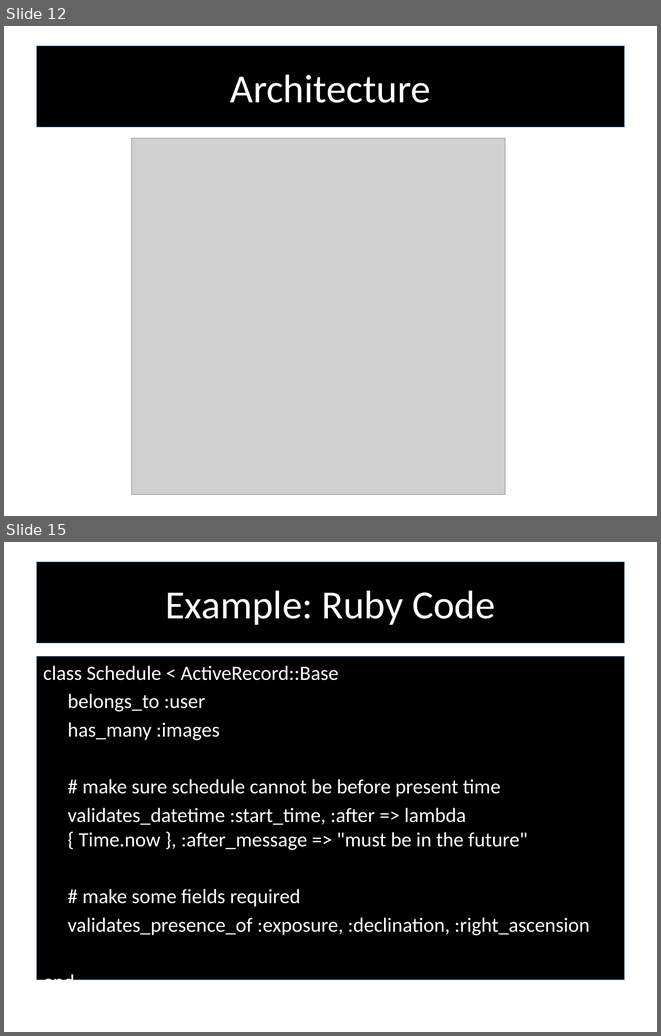
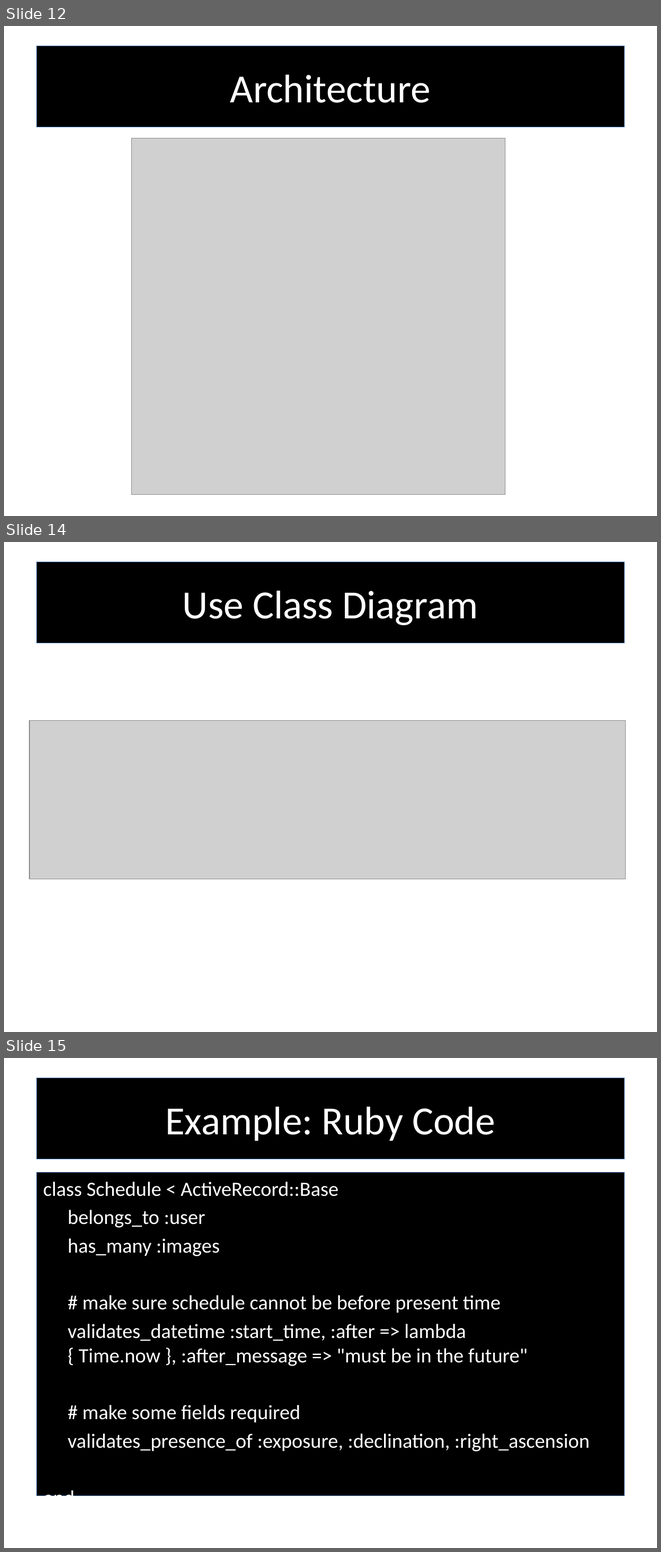
Before and after one commit to RedTeamCOSC470/Documentation, a slide deck: Stargazer.pptx. Shown one above the other, each under a label of ours: slides 12 and 15 before the commit, slides 12, 14 and 15 after it; the slides between them are not shown. The pictures are 661x1036 and 661x1552 pixels, drawn with LibreOffice and Linux fonts; fonts in the diff are those of the drawing; grey boxes stand for pictures; background and template pictures are left out. Boxes give left, top, right and bottom in pixels: in the first picture for what was removed or moved away, otherwise in the second. Text is boxed around its words. In the diff, an @@ line names an element or a change of style, - is before the commit and + after.

```diff
--- a/Stargazer.pptx
+++ b/Stargazer.pptx
@@ slide 14 added at (4, 542, 657, 1032), background picture (left out) @@
@@ title added at (37, 562, 624, 643), fill #000000, outline #4F81BD 0.75 pt, 44 pt, text #FFFFFF @@
+Use Class Diagram
@@ picture added at (29, 720, 626, 878) @@
```
Also in this commit, not shown: 3 slides changed, 1 slide removed, 2 other files.
